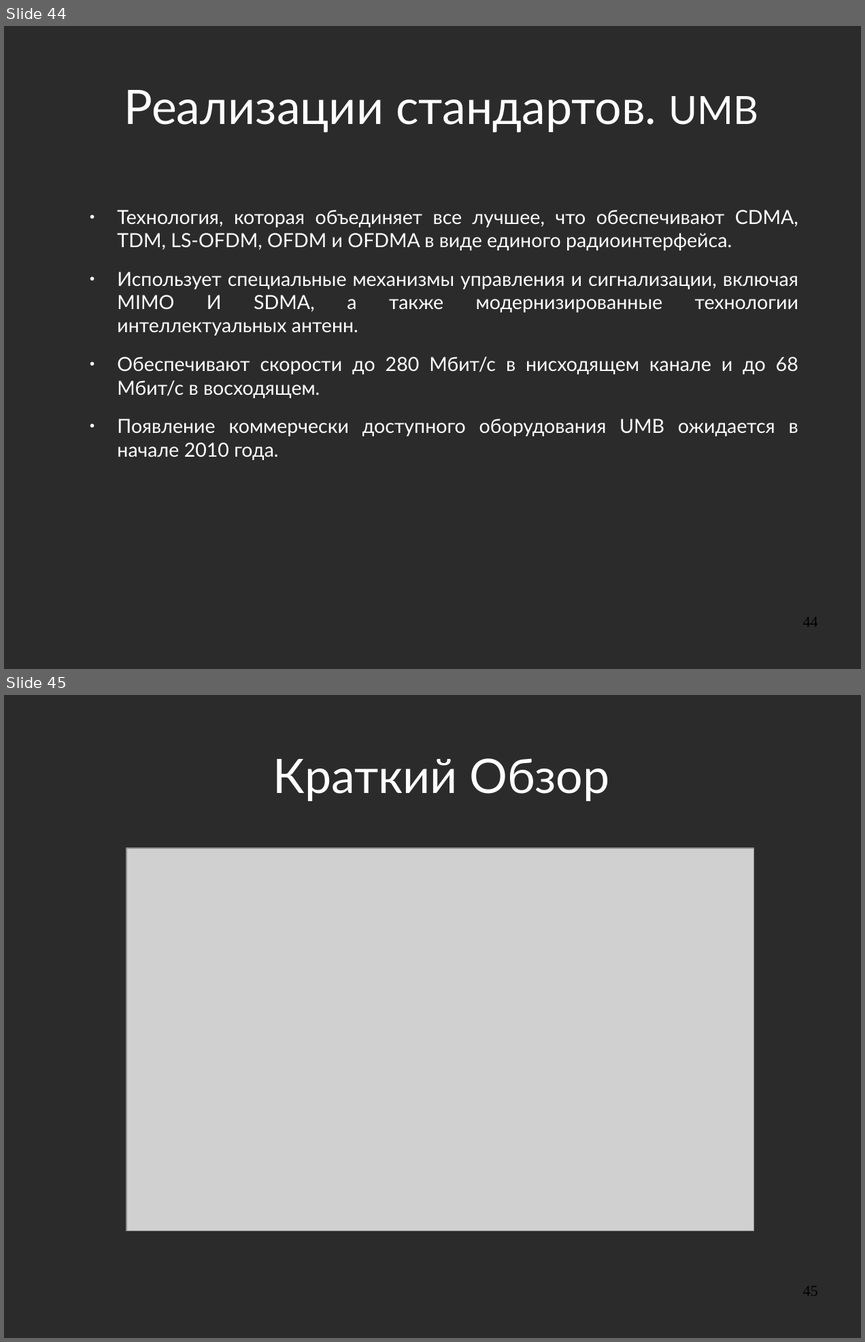
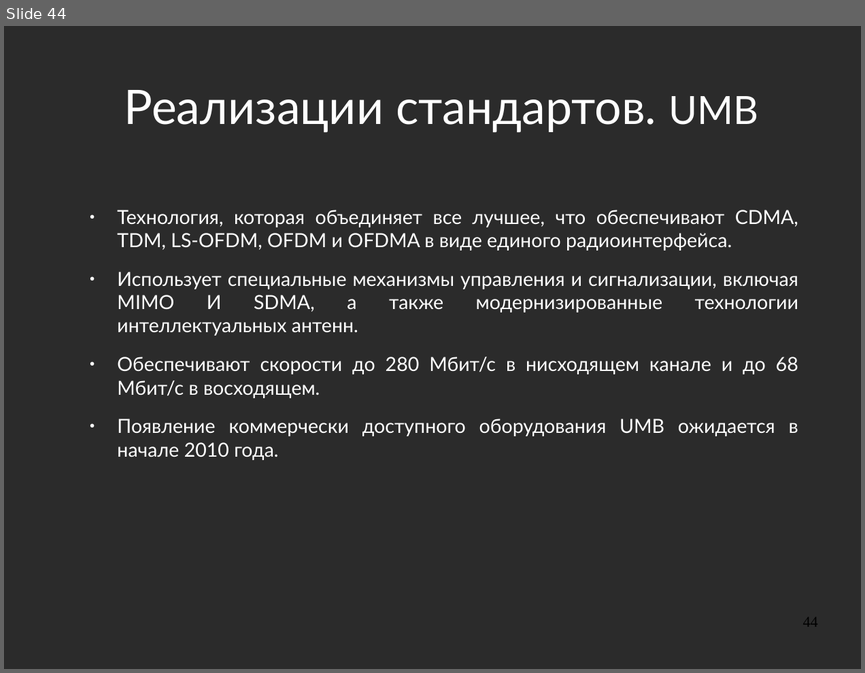
Before and after one commit to aeremenok/a-team-777, a slide deck: 10/smm/doc/eav_wireless.odp. Shown one above the other, each under a label of ours: slides 44 and 45 before the commit, slide 44 after it. The pictures are 865x1342 and 865x673 pixels, drawn with LibreOffice and Linux fonts; fonts in the diff are those of the drawing; grey boxes stand for pictures; background and template pictures are left out; a plain dark background stands for a picture behind light text. Boxes give left, top, right and bottom in pixels: in the first picture for what was removed or moved away, otherwise in the second. Text is boxed around its words. In the diff, an @@ line names an element or a change of style, - is before the commit and + after.

```diff
--- a/10/smm/doc/eav_wireless.odp
+++ b/10/smm/doc/eav_wireless.odp
@@ slide 45 removed at bbox=[4, 695, 861, 1338], background picture (left out) @@
@@ title removed at bbox=[273, 758, 610, 801] @@
-Краткий Обзор
@@ picture removed at bbox=[126, 848, 753, 1231] @@
@@ page number removed at bbox=[803, 1286, 818, 1295] @@
-45
```
Also in this commit, not shown: 8 slides changed.
